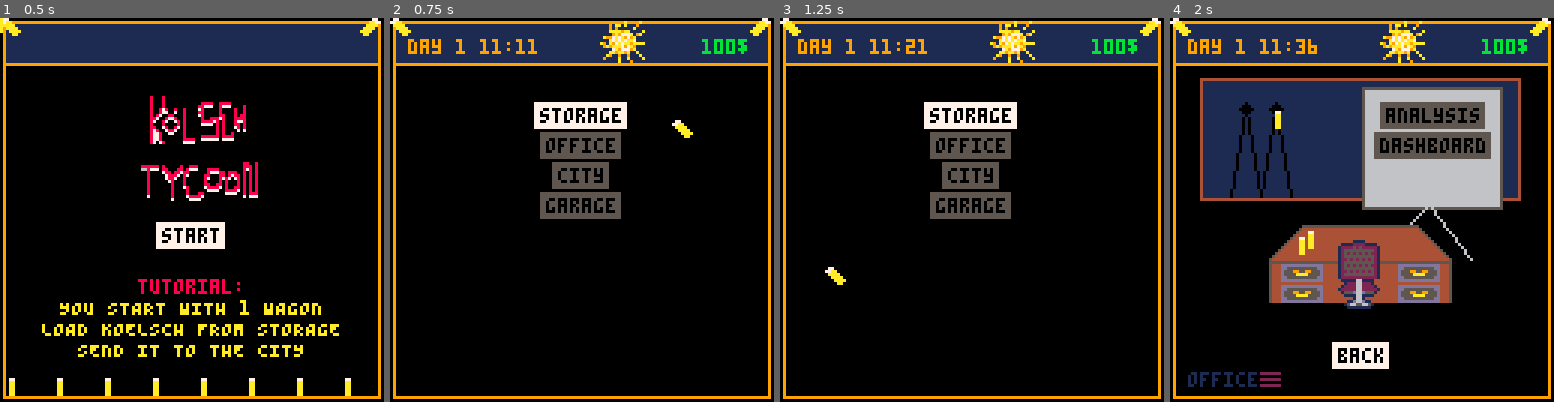
Above: before the commit, frames 1-4 (left to right).
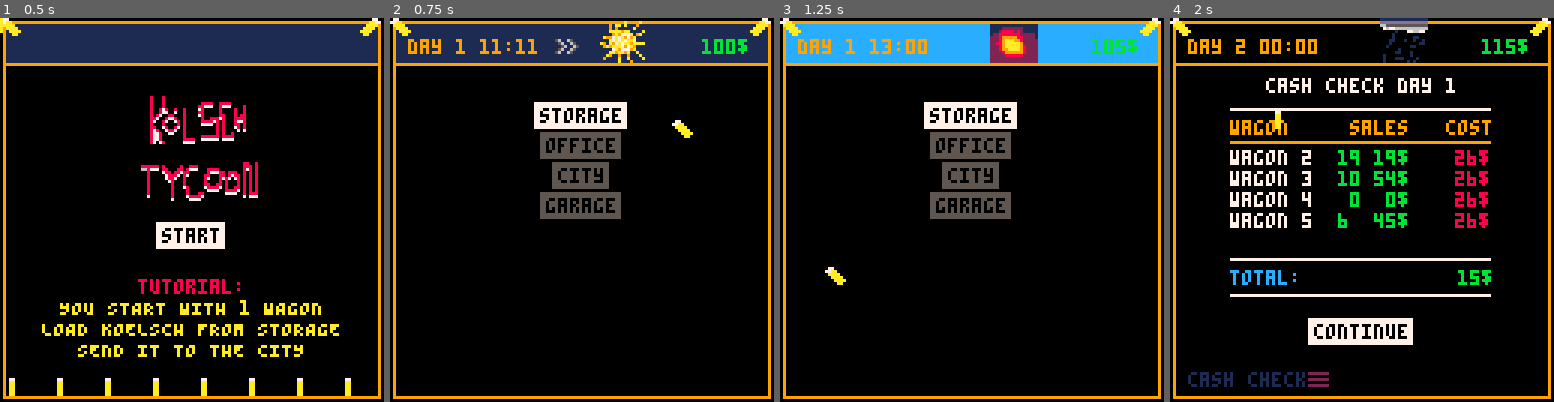
Above: after the commit, the same moments.

Repository: Oppodelldog/koelschkarren
Game: PICO-8 cartridge game.p8
Same seed, same stepped clock (60 frames per second), same inputs: the game is played once before the commit and once after it.
Inputs (mouse positions are in pixels of both pictures, inside the frame that each line leads up to):
- Up to frame 1 (0.5 s): tap X (X key) at 0.33 s
- Up to frame 2 (0.75 s): click (670, 121) at 0.67 s; tap O (Z key) at 0.7 s
- Up to frame 3 (1.25 s): tap X (X key) at 1.07 s; click (826, 267) at 1.22 s
- Up to frame 4 (2 s): hold Right from 1.6 s (still down); tap O (Z key) at 1.7 s; click (1277, 114) at 1.77 s; tap X (X key) at 1.85 s

Frame 1 is identical in both runs. In frame 2, 0.1% of the frame differs, in the area x 42-50%, y 5-10%; in frame 3, 8.7%; in frame 4, 49%, in the area x 1-99%, y 0-97%.

Commit message:
add demand function, add global menu for fast forward

Diff:
--- a/game.p8
+++ b/game.p8
@@ -357,6 +358,7 @@
 	draw_daytime_top()
 	draw_main_frame()
 	draw_menu(menu)
+	draw_menu(gmenu)
 	draw_location()
 end
 
@@ -481,7 +483,7 @@
 	local dsb=data.storage.beer*10
 	local title="store:"..dsb
 	print(title,30,40,1)
-	print("1 10",70,48)
+	print("X1 X10",70,48)
 	local x,y=31,56
 	for k,v in pairs(data.karren) do
 		print(v.name,x,y,0)
@@ -495,6 +497,7 @@
 fidx=menu.i[idx].fidx
 x,y = 70,56+(fidx-1)*8
 if (idx-1)%2==0 then x+=10 end
+c=4
 c=4
 if sel then c=7 end
 t="+"
@@ -528,7 +531,7 @@
 	line(xoff,30,106,30,7)
 	line(xoff,80,106,80,7)
 	line(xoff,92,106,92,7)
-	header="wagon    income   cost"
+	header="wagon     sales   cost"
 	print(header,xoff,34,9)
 	line(xoff,41,106,41,9)
 	local yoff=44
@@ -539,19 +542,22 @@
  	if cck!=nil then
 			income=cck.i
 			cost=cck.c
+			sold=cck.s
 			total+=income
 			total-=cost
  	end
 		y=yoff+(k-1)*7
-		local ti=tostr(flr(income))
-		local tc=tostr(flr(cost))
+		local ti=tostr(flr(income)).."$"
+		local tc=tostr(flr(cost)).."$"
+		local ts=tostr(flr(sold))
 		print(v.name,xoff,y,7)
+		print(ts,xoff+48-#ti*fw,y,11)
 		print(ti,xoff+60-#ti*fw,y,11)
 		print(tc,xoff+87-#tc*fw,y,8)
 	end
 	local tc=11
 	if total < 0 then tc=8 end
-	local ts=tostr(flr(total))
+	local ts=tostr(flr(total)).."$"
 	tx=xoff+88
 	tx-=#ts*fw
 	print("total:",xoff,84,12)
@@ -561,6 +567,7 @@
 scn_title={
 name="",
 i=function()
+gmenu.v=0
 menu={
 	y=60,	v=1,	s=1,	c=false,
 	i={
@@ -569,6 +576,7 @@
 	cf=function (s)
 		if s==1 then
 		scene1()
+		gmenu.v=1
 		data.ispaused=false
 	 end
 	end
@@ -582,6 +590,7 @@
 end,
 u=function()
 	update_menu(menu)
+	update_gmenu()
 	update_mouse()
 end
 }
@@ -642,6 +651,7 @@
 end,
 u=function()
 	update_menu(menu)
+	update_gmenu()
 	update_mouse()
 end
 }
@@ -701,6 +711,7 @@
 end,
 u=function()
 	update_menu(menu)
+	update_gmenu()
 	update_mouse()
 end
 }
@@ -730,10 +741,12 @@
 	draw_top_bar()
 	draw_office()
 	draw_menu(menu)
+	draw_menu(gmenu)
 	draw_mouse()
 end,
 u=function()
 	update_menu(menu)
+	update_gmenu()
 	update_mouse()
 end
 }
@@ -854,6 +867,7 @@
 	draw_city()
 	draw_menu(s.menu_city)
 	draw_menu(s.menu_karren)
+	draw_menu(gmenu)
 	if s.use_city_menu then
 		i=s.menu_karren.i[s.menu_karren.si]
 		b=i.bounds
@@ -868,6 +882,7 @@
 	else
 		update_menu(s.menu_karren)
 	end
+	update_gmenu()
 	update_mouse()
 end
 }
@@ -889,10 +904,12 @@
 		draw_pack_menu()
 	end
 	draw_menu(menu)
+	draw_menu(gmenu)
 	draw_mouse()
 end,
 u=function()
 	update_menu(menu)
+	update_gmenu()
 	update_mouse()
 end,
 show_main_menu=function()
@@ -967,6 +984,7 @@
 end,
 u=function()
 	update_menu(menu)
+	update_gmenu()
 	update_mouse()
 end
 }
@@ -1036,10 +1054,12 @@
 		end
 	end
 	draw_menu(menu)
+	draw_menu(gmenu)
 	draw_mouse()
 end,
 u=function()
 	update_menu(menu)
+	update_gmenu()
 	update_mouse()
 end
 }
@@ -1047,6 +1067,7 @@
 scn_nightly={
 name="cash check",
 i=function()
+gmenu.v=0
 data.ispaused=true
 menu={
 	y=92,	v=1,	s=1,	c=false,
@@ -1055,8 +1076,10 @@
 	},
 	cf=function (s)
 		if s==1 then
-		scene1()
-		data.ispaused=false
+			scene1()
+			data.ispaused=false
+			gmenu.v=1
+			gmenu.s=0
 	 end
 	end
 }
@@ -1069,6 +1092,7 @@
 end,
 u=function()
 	update_menu(menu)
+	update_gmenu()
 	update_mouse()
 end
 }
@@ -1200,7 +1224,24 @@
 		confirm_menu(m)
 	end
 
-	hitem = menu_item_by_point(m.i,mouse_x,mouse_y)
+	handle_menu_mouse(m)
+end
+
+function update_gmenu()
+	if btnp(❎) then
+		gmenu.fastforward()
+	end
+	handle_gmenu_mouse()
+end
+
+function handle_gmenu_mouse()
+	if not	handle_menu_mouse(gmenu)	then
+		gmenu.s=0
+	end
+end
+
+function handle_menu_mouse(m)
+	local hitem = menu_item_by_point(m.i,mouse_x,mouse_y)
 	if hitem != nil then
 		local ms=m.s
 		m.s=hitem
@@ -1208,7 +1249,10 @@
 		if mouse_down() then
 			confirm_menu(m)
 		end
-	end
+		return true
+	end
+
+	return false
 end
 
 function mi_hidden(i)
@@ -1244,6 +1288,7 @@
 	day=1,
 	money=100,
 	ispaused=true,
+	ishyperspeed=false,
 	timespeed=20,
 	popularity=0,
 	pois={
@@ -1255,7 +1300,7 @@
 		100,150,200,250,300
 	},
 	costs={
-	  5,10,15,20,25
+	  2,5,8,12,15
 	},
 	storage={
 		num=1,
@@ -1271,11 +1316,11 @@
 		--{karren={{i=12,c=22},{i=0,c=3},{i=4,c=5},{i=6,c=7},{i=8,c=9},}}
 		},
 	karren={
-	{name="wagon 1",b=0,p=1,poi=nil,u={s=1}},
-	--{name="wagon 2",b=0,p=1,poi=1,u={s=1}},
-	--	{name="wagon 3",b=300,p=1,poi=2,u={s=5}},
-	--	{name="wagon 4",b=10,p=1,poi=2,u={s=1}},
-	--	{name="wagon 5",b=10,p=1,poi=2,u={s=1}},
+--	{name="wagon 1",b=100,p=1,poi=nil,u={s=1}},
+	{name="wagon 2",b=100,p=1,poi=1,u={s=1}},
+	{name="wagon 3",b=100,p=5,poi=1,u={s=1}},
+	{name="wagon 4",b=100,p=10,poi=1,u={s=1}},
+	{name="wagon 5",b=100,p=7,poi=1,u={s=1}},
 	},
 	weather=1,
 	weather_states=4,
@@ -1283,7 +1328,7 @@
 		64,96,104,72
 	},
 	research={
-		{v=0},{v=0},{v=0},
+		{v=1},{v=1},{v=1},
 	},
 	kp=299,   -- karren price
 	init=function()
@@ -1294,8 +1339,11 @@
 		data.last = time()
 
 		if data.ispaused then return end
-
-		data.minute+=data.elapsed*data.timespeed
+		local s=data.timespeed
+		if data.ishyperspeed	then
+			s=1000
+		end
+		data.minute+=data.elapsed*s
 		if flr(data.minute)>59 then
 			data.minute=0
 			data.hour+=1
@@ -1306,19 +1354,23 @@
 			data.day+=1
 			data.new_weather()
 			data.new_beer_price()
+			data.ishyperspeed=false
 			scene8()
 		end
 	end,
 	calc_sellings = function()
+	local sb,nb,s,p,kc,cc,dm
 		for k,v in pairs(data.karren) do
 			if v.poi != nil then
-				local sb=sim.sims[v.poi](sim.him(data.hour))
+				dm=data.demand(v.p)
+				sb=sim.sims[v.poi](sim.him(data.hour))
 				sb*=0.2
-				local nb=mid(0,v.b-sb,v.b+sb)
-				local s=v.b-nb
+				sb*=dm/100
+				nb=mid(0,v.b-sb,v.b+sb)
+				s=v.b-nb
 				v.b=nb
-				local	p=v.p*s
-				local kc=data.karren_cost(v)
+				p=v.p*s
+				kc=data.karren_cost(v)
 
 				data.money+=p
 				data.money-=kc
@@ -1326,14 +1378,18 @@
 				if count(data.cashchecks)<data.day then
 					add(data.cashchecks,{karren={}})
 				end
-				local cc=data.cashchecks[data.day]
+				cc=data.cashchecks[data.day]
 				if cc.karren[k]==nil then
-					cc.karren[k]={i=0,c=0}
+					cc.karren[k]={i=0,c=0,s=0}
 				end
-				cc.karren[k].i+=p
-				cc.karren[k].c+=kc
+					cc.karren[k].i+=p
+					cc.karren[k].c+=kc
+					cc.karren[k].s+=s
 			end
 		end
+	end,
+	demand=function(p)
+		return	100+-p*10
 	end,
 	new_beer_price=function()
 		data.storage.p=flr(rnd(5)) + 1
@@ -1542,6 +1598,36 @@
 }
 
 
+
+-->8
+gmenu={
+	y=0,	v=1,	s=0,	c=false,
+	i={
+		hyperspeed={
+			t="fast forward",
+			df=function(idx,sel)
+				local s=34
+				if sel then
+					s=35
+				end
+				spr(s,55,6)
+				return {x1=55,y1=6,x2=55+8,y2=6+8}
+			end,
+		},
+	},
+	cf=function (s)
+		if s=="hyperspeed" then
+			gmenu.fastforward()
+	 end
+	 gmenu.s=0
+	 gmenu.c=false
+	end,
+	fastforward=function()
+		if gmenu.v!=1 then return end
+		data.ishyperspeed=true
+	 gmenu.v=0
+	end
+}
 
 __gfx__
 77000000000000008000800000000000000000000000000000000000000000000000000000000000000000000000000000000000005554440000011110000000
@@ -1561,11 +1647,11 @@
 000aa000000000008778000000088880077777707777000000000000000700000777700000000000000000000000000000000000000000000012226622210000
 00000000000000008707800000077770000000000000000000000000000000000000000000000000000000000000000000000000000000000122226622221000
 00070000000c00000000000000000000000000000000000000000000000000000000000000000000000000000000000000000000000000001222226622222100
-000670000001c00000000000000000000000000000000000000000000000000000000000000000000000000000000000000000000000000001555d66d5551000
-0000670000001c00000000000000000000000000000000000000000000000000000000000000000000000000000000000dddddddddddddd00011116611110000
-00000670000001c0000000000000000000000000000000000000000000000000000000000000000000000000000000000dd5555555555dd00000016610000000
-00000670000001c0000000000000000000000000000000000000000000000000000000000000000000000000000000000d555995599555d000011d66d1100000
-0000670000001c00000000000000000000000000000000000000000000000000000000000000000000000000000000000d5555aaaa5555d00015665566510000
+000670000001c00056006500870078000000000000000000000000000000000000000000000000000000000000000000000000000000000001555d66d5551000
+0000670000001c00056006500870078000000000000000000000000000000000000000000000000000000000000000000dddddddddddddd00011116611110000
+00000670000001c0005600650087007800000000000000000000000000000000000000000000000000000000000000000dd5555555555dd00000016610000000
+00000670000001c0056006500870078000000000000000000000000000000000000000000000000000000000000000000d555995599555d000011d66d1100000
+0000670000001c00560065008700780000000000000000000000000000000000000000000000000000000000000000000d5555aaaa5555d00015665566510000
 000670000001c000000000000000000000000000000000000000000000000000000000000000000000000000000000000dd5555555555dd00001111111100000
 00070000000c0000000000000000000000000000000000000000000000000000000000000000000000000000000000000dddddddddddddd00000000000000000
 00000000000000000000000000000000000000000000000000000000000000000000000000000000000000000000000000000000000000000000000000000000
